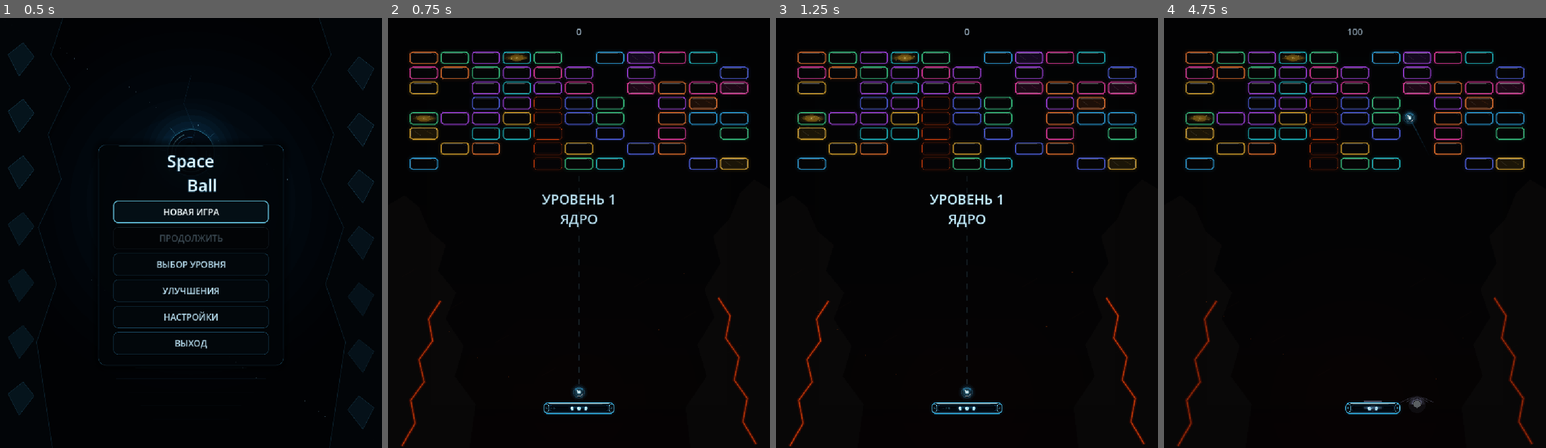
Above: before the commit, frames 1-4 (left to right).
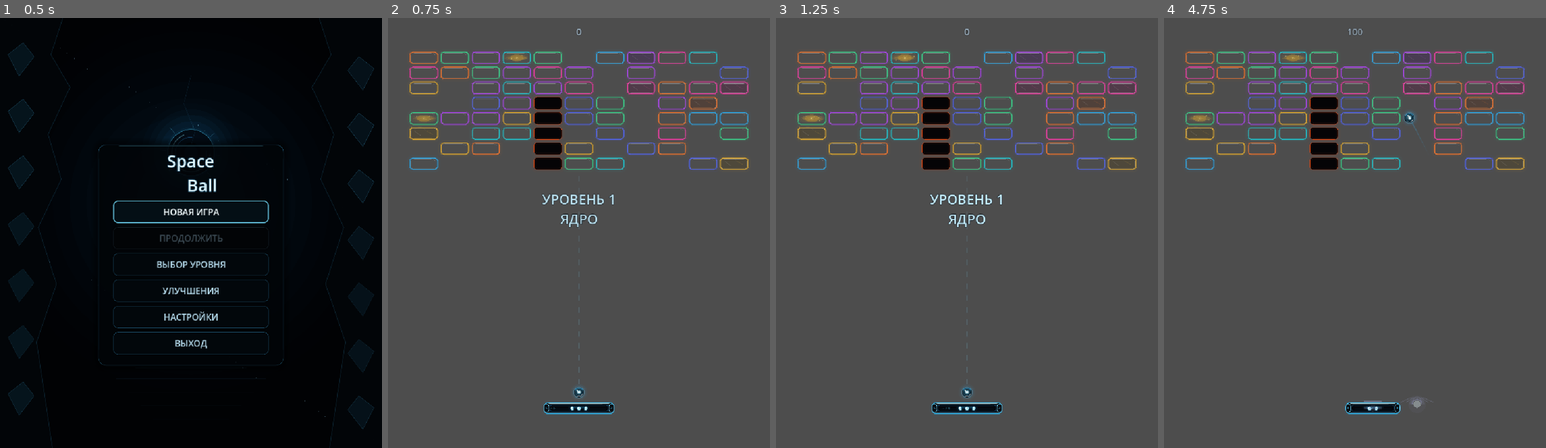
Above: after the commit, the same moments.

Repository: Ardarik421/arkanoid
Game: Godot game, scene res://scenes/main_menu.tscn
Two runs of this game, one before a commit and one after it. Both use one fixed random seed, a clock stepped at 60 frames per second and the inputs below. Sound files missing from this copy of the repository are replaced by a short silence.
Inputs (mouse positions are in pixels of both pictures, inside the frame that each line leads up to):
- Up to frame 1 (0.5 s): no input
- Up to frame 2 (0.75 s): click "НОВАЯ ИГРА" at 0.5 s
- Up to frame 3 (1.25 s): no input
- Up to frame 4 (4.75 s): tap Enter at 1.25 s; move the mouse to (1439, 211) at 1.27 s; hold D (move_right) 1.28-2.03 s; tap Space (launch_ball) every 0.75 s from 1.35 to 4.35 s; move the mouse to (1278, 254) at 2.02 s; hold A (move_left) 2.03-2.78 s; move the mouse to (1393, 138) at 2.77 s; hold D (move_right) 2.78-4.28 s; move the mouse to (1335, 319) at 3.52 s; move the mouse to (1469, 297) at 4.27 s; hold A (move_left) from 4.28 s (still down)

Frame 1 is identical in both runs. In frame 2, 96% of the frame differs, in the area x 0-100%, y 0-100%; in frame 3, 96%; in frame 4, 97%.
Error after the commit: Parse Error: Identifier "PlanetSpaceBackground" not declared in the current scope. (res://scenes/chapter_background.gd:45)

Commit message:
Use planet background for first chapter

Diff:
--- a/scenes/chapter_background.gd
+++ b/scenes/chapter_background.gd
@@ -41,7 +41,8 @@
 
 func _draw():
 	if displayed_level <= 10:
-		_draw_core()
+		var progress: float = float(clampi(displayed_level, 1, 10) - 1) / 9.0
+		PlanetSpaceBackground.draw_background(self, progress, animation_time)
 	elif displayed_level <= 20:
 		_draw_surface()
 	elif displayed_level <= 30:
